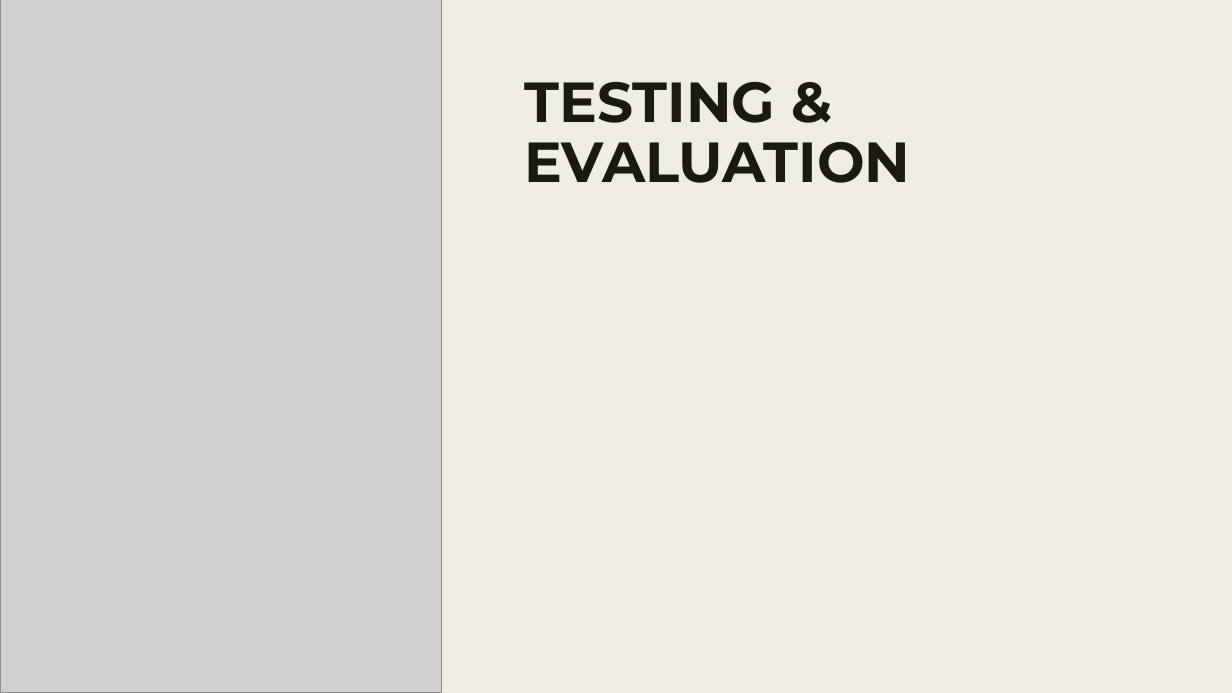
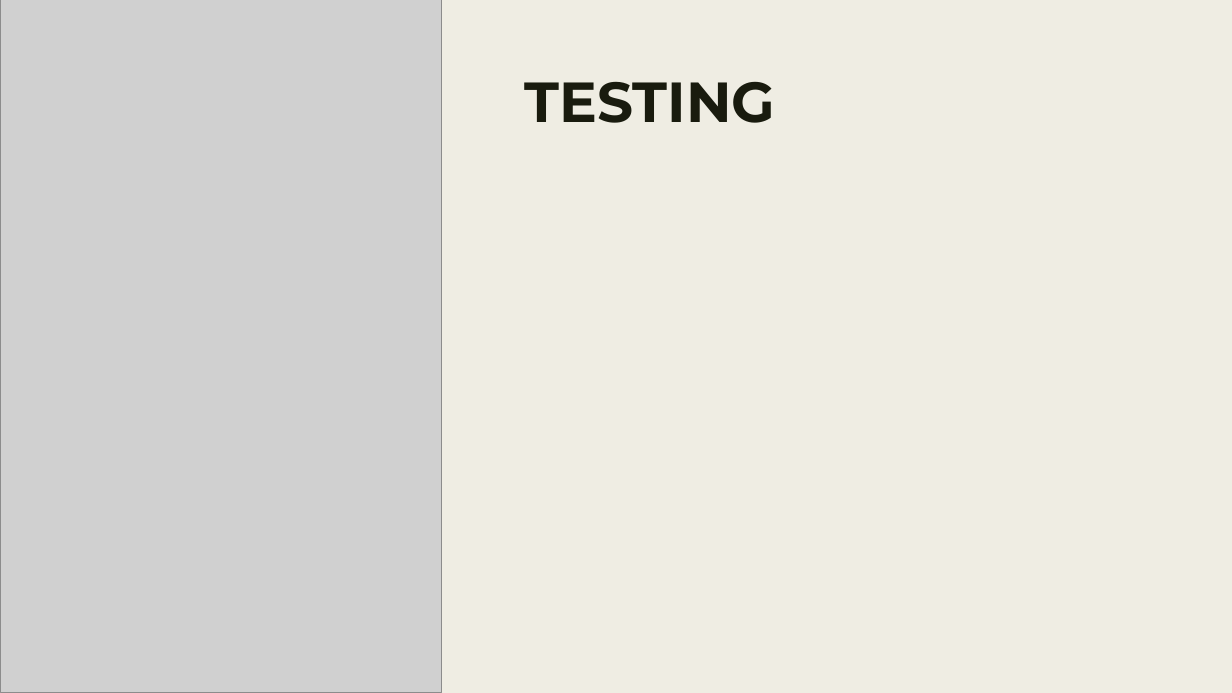
Before and after one commit to comnamu18/SeoulBus, a slide deck: slide 8 of 발표자료/7주차/자구설_7주차_V0.7.pptx. Drawn at 1232x693 pixels with LibreOffice and Linux fonts; fonts in the diff are those of the drawing; grey boxes stand for pictures. Boxes give left, top, right and bottom in pixels: in the first picture for what was removed or moved away, otherwise in the second. Text is boxed around its words. In the diff, an @@ line names an element or a change of style, - is before the commit and + after.

```diff
--- a/발표자료/7주차/자구설_7주차_V0.7.pptx
+++ b/발표자료/7주차/자구설_7주차_V0.7.pptx
@@ title at bbox=[525, 82, 776, 123]: text changed @@
-TESTING &
-EVALUATION
+TESTING
```
Also in this commit, not shown: 3 other slides changed, 2 other files.
